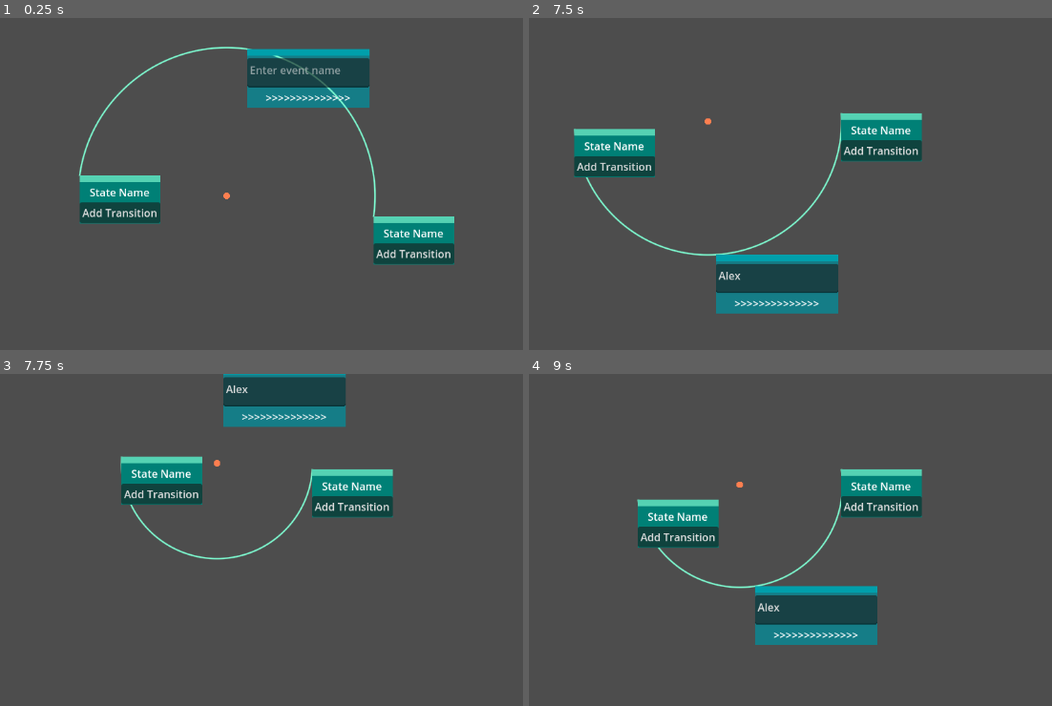
Above: before the commit, frames 1-4 (two rows, left to right).
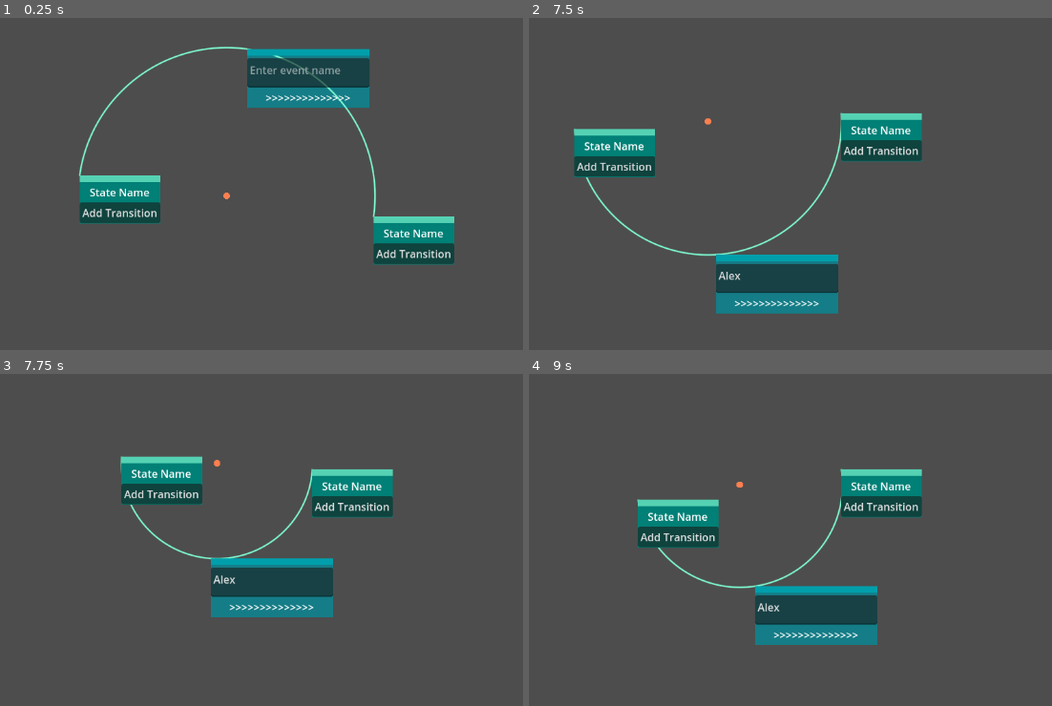
Above: after the commit, the same moments.

Repository: JakubSzukala/godot-state-machine-plugin-v3
Game: Godot game, scene res://main.tscn
Two runs of this game, one before a commit and one after it. Both use one fixed random seed, a clock stepped at 60 frames per second and the inputs below.
Inputs (mouse positions are in pixels of both pictures, inside the frame that each line leads up to):
- Up to frame 1 (0.25 s): no input
- Up to frame 2 (7.5 s): click (837, 74) at 0.52 s; type "Alex" at 0.6 s; click "Add Transition" at 1.25 s; click "Add Transition" at 2 s; click "Add Transition" at 2.75 s; tap Enter at 3.5, 5, 6.5 s; drag from (649, 200) to (879, 137) at 3.52 s; tap Space at 4.25, 5.75, 7.25 s; drag from (942, 240) to (769, 316) at 4.27 s; move the mouse to (879, 137) at 5.02 s; click (879, 137) at 5.17 s; drag from (769, 316) to (576, 167) at 5.77 s; move the mouse to (1036, 296) at 6.52 s; click (1036, 296) at 6.67 s; drag from (576, 167) to (691, 124) at 7.27 s
- Up to frame 3 (7.75 s): no input
- Up to frame 4 (9 s): move the mouse to (842, 589) at 8.02 s; click (842, 589) at 8.17 s; drag from (691, 480) to (654, 609) at 8.77 s

Frames 1-2 are identical in both runs. In frame 3, 7.8% of the frame differs, in the area x 40-67%, y 0-74%; in frame 4, nothing differs.

Commit message:
Cleanup transition

Diff:
--- a/fsm_transition.gd
+++ b/fsm_transition.gd
@@ -7,9 +7,7 @@
 @export var from_node: FsmStateNode
 @export var to_node: FsmStateNode
 var from: Vector2
-var from_angle: float
 var to: Vector2
-var to_angle: float
 var center: Vector2
 var r: float
 var r_scale: float = 1.0:
@@ -57,11 +55,16 @@
 	center = Vector2(x, y)
 
 	# Express positions in coordinate system with origin at circle center and
-	# calculate angle between them, in the same coordinate space
-	from_angle = (from - center).angle()
-	to_angle = (to - center).angle()
-
-	var mid_angle = 0.5 * (to_angle - from_angle)
+	# calculate angle between them, in the same coordinate space. We then
+	# calculate vector halfway between these angles and shift it back to global
+	# coordinate system
+	var angles = {
+		"start" : (from - center).angle(),
+		"end"   : (to - center).angle()
+	}
+	angles = _equivalent_positive(angles["start"], angles["end"])
+	angles = _clockwise(angles["start"], angles["end"])
+	var mid_angle = 0.5 * (angles["end"] - angles["start"])
 	var mid_vec: Vector2 = (from - center)
 	mid_vec = mid_vec.rotated(mid_angle)
 	global_position = mid_vec + center
@@ -69,7 +72,12 @@
 
 
 func _draw() -> void:
-	var angles = _equivalent_positive(from_angle, to_angle)
+	var angles = {
+		"start" : (from - center).angle(),
+		"end"   : (to - center).angle()
+	}
+	angles = _equivalent_positive(angles["start"], angles["end"])
+	angles = _clockwise(angles["start"], angles["end"])
 	draw_arc(center - global_position, r, angles["start"], angles["end"], 1000, Color.AQUAMARINE, 1, true)
 	draw_circle(center - global_position, 5, Color.CORAL)
 
@@ -78,13 +86,12 @@
 	# Make sure that angles are positive
 	if end < 0:
 		end = end + 2 * PI
-	if from_angle < 0:
+	if start < 0:
 		start = start + 2 * PI
+	return {"start" : start, "end" : end}
 
-	# We always want to draw from "from" to "to" in clockwise direction
-	# This ensures consistency:
-	# - going from left to right is always upper arc
-	# - going from right to left is always bottom arc
+
+func _clockwise(start: float, end: float) -> Dictionary:
 	if start > end:
 		end = end + 2 * PI
 	return {"start" : start, "end" : end}
